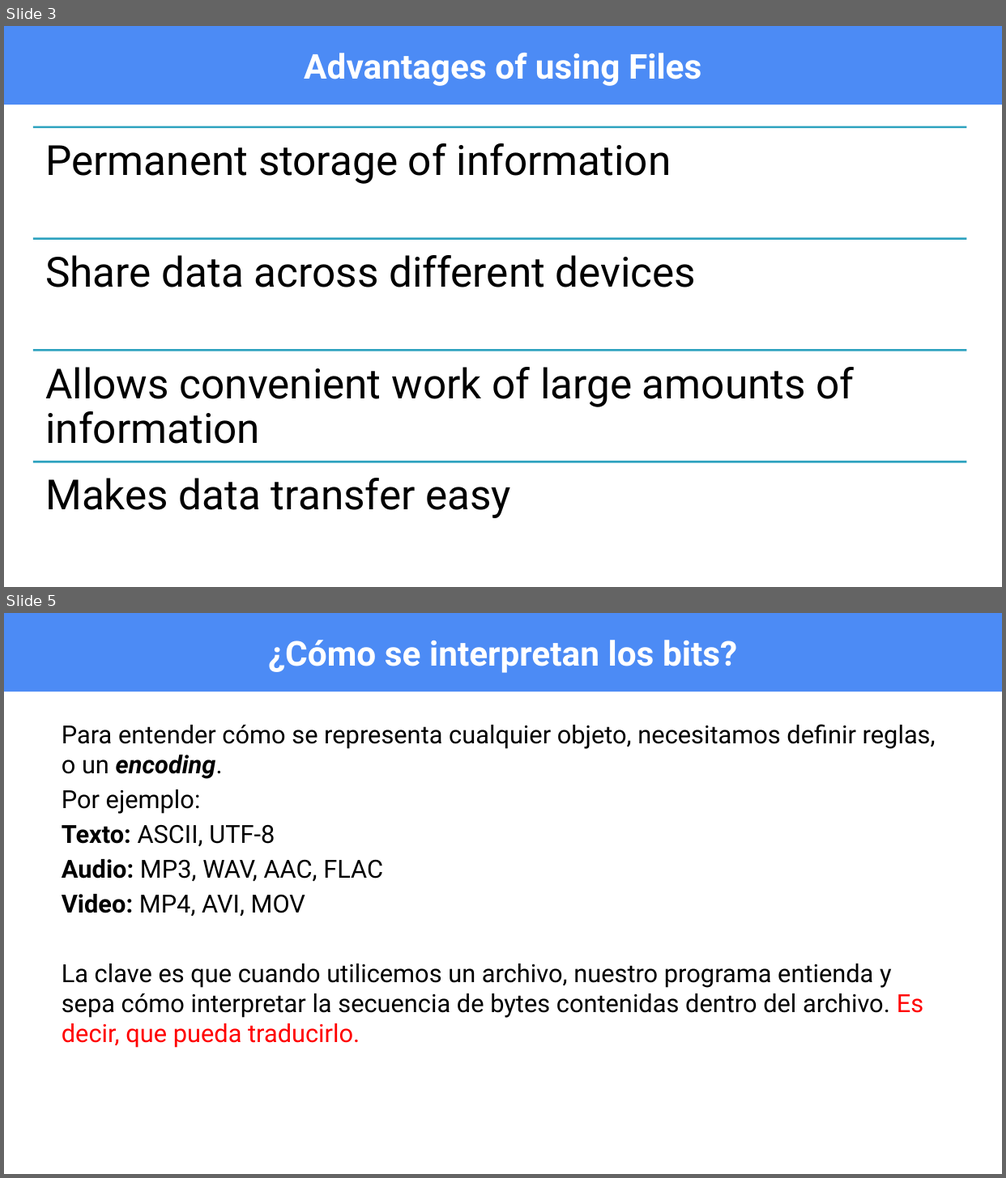
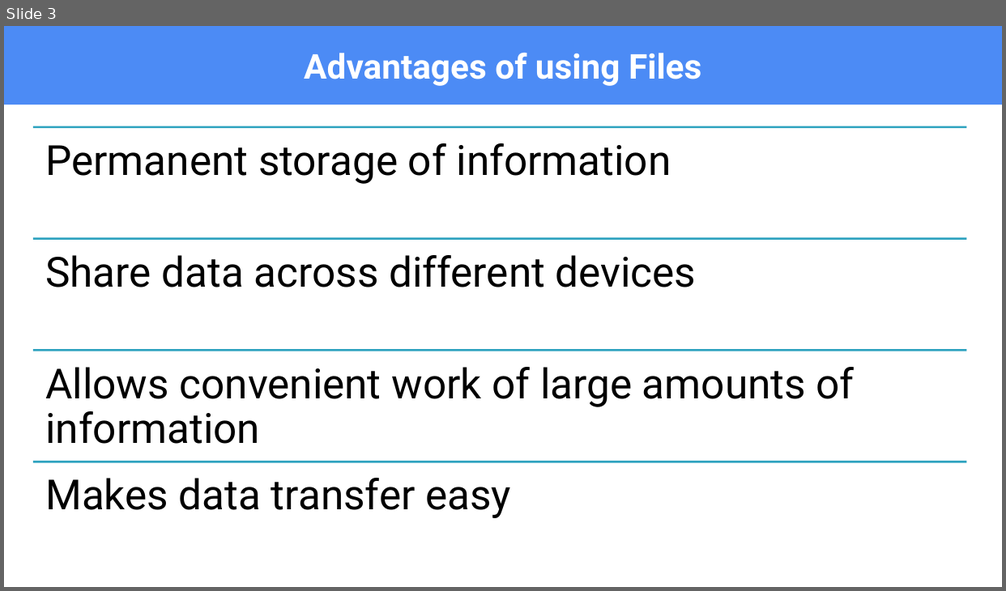
Before and after one commit to OMardil/CS2_2024_EN, a slide deck: M09_Files/01 Presentacion/M09_PPT_Working_with_Files.pptx. Shown one above the other, each under a label of ours: slides 3 and 5 before the commit, slide 3 after it; the slides between them are not shown. The pictures are 1006x1178 and 1006x591 pixels, drawn with LibreOffice and Linux fonts; fonts in the diff are those of the drawing. Boxes give left, top, right and bottom in pixels: in the first picture for what was removed or moved away, otherwise in the second. Text is boxed around its words. In the diff, an @@ line names an element or a change of style, - is before the commit and + after.

```diff
--- a/M09_Files/01 Presentacion/M09_PPT_Working_with_Files.pptx
+++ b/M09_Files/01 Presentacion/M09_PPT_Working_with_Files.pptx
@@ slide 5 removed at (4, 613, 1002, 1174), background #FFFFFF @@
@@ title removed at (4, 613, 1002, 692) @@
-¿Cómo se interpretan los bits?
@@ text removed at (62, 724, 936, 1048) @@
-Para entender cómo se representa cualquier objeto, necesitamos definir reglas, o un encoding.
-Por ejemplo:
-Texto: ASCII, UTF-8
-Audio: MP3, WAV, AAC, FLAC
-Video: MP4, AVI, MOV
-La clave es que cuando utilicemos un archivo, nuestro programa entienda y sepa cómo interpretar la secuencia de bytes contenidas dentro del archivo. Es decir, que pueda traducirlo.
```
Also in this commit, not shown: 3 slides changed, 1 slide added, 21 other slides removed, 16 other files.
